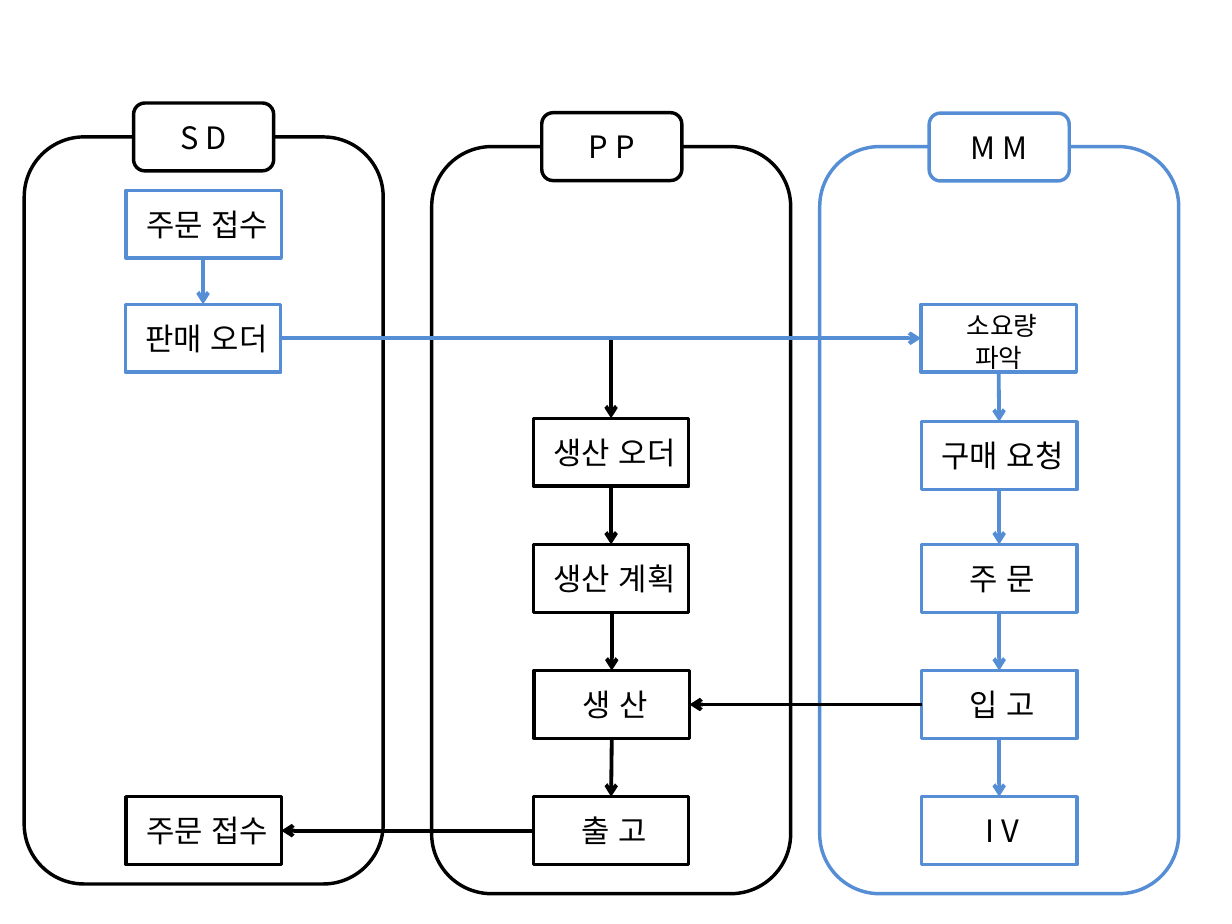
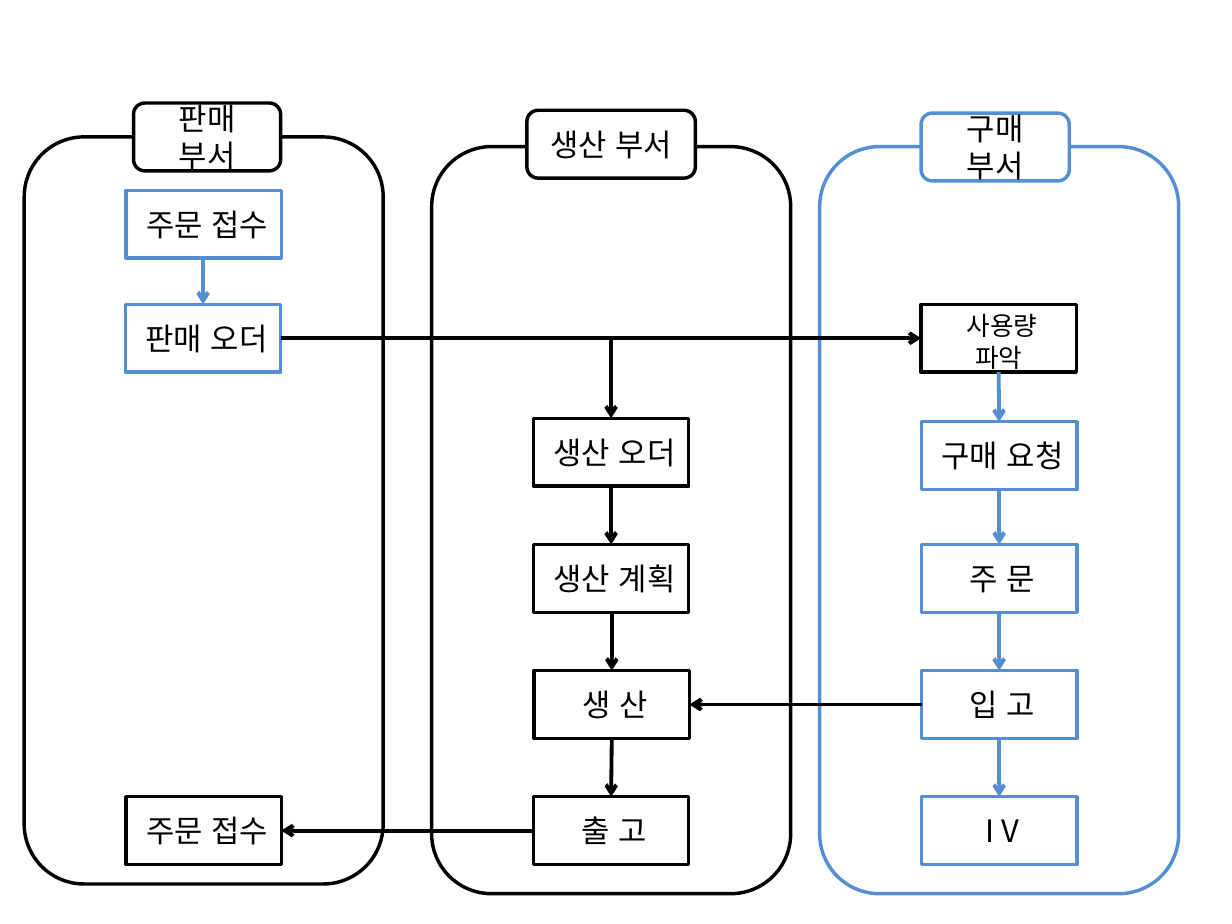
Before and after one commit to naniboy0923/SAP_Project, a slide deck: slide 1 of Document/process.pptx. Drawn at 1232x924 pixels with LibreOffice and Linux fonts; fonts in the diff are those of the drawing. Boxes give left, top, right and bottom in pixels: in the first picture for what was removed or moved away, otherwise in the second. Text is boxed around its words. In the diff, an @@ line names an element or a change of style, - is before the commit and + after.

```diff
--- a/Document/process.pptx
+++ b/Document/process.pptx
@@ rounded rectangle "판매 부서" resized from (x1=133, y1=103, x2=274, y2=171) to (x1=133, y1=103, x2=280, y2=171) @@
@@ text in rounded rectangle at (x1=179, y1=101, x2=236, y2=173): text changed @@
-S D
+판매 부서
@@ rounded rectangle "생산 부서" resized from (x1=542, y1=113, x2=683, y2=181) to (x1=527, y1=111, x2=696, y2=179) @@
@@ rounded rectangle "구매 부서" resized from (x1=929, y1=113, x2=1069, y2=181) to (x1=922, y1=113, x2=1069, y2=181) @@
@@ text in rounded rectangle at (x1=967, y1=111, x2=1024, y2=183): text changed @@
-M M
+구매 부서
@@ text in rounded rectangle at (x1=550, y1=130, x2=672, y2=159): text changed @@
-P P
+생산 부서
@@ rectangle "사용량 파악" at (x1=922, y1=304, x2=1077, y2=372): outline #558ED5 2 pt to #000000 2 pt @@
@@ text in rectangle at (x1=967, y1=313, x2=1038, y2=373): text changed @@
-소요량 파악
+사용량 파악
@@ arrow (281, 339) - (922, 339): stroke #558ED5 2.25 pt to #000000 2.25 pt @@
```
Also in this commit, not shown: 1 slide added.
